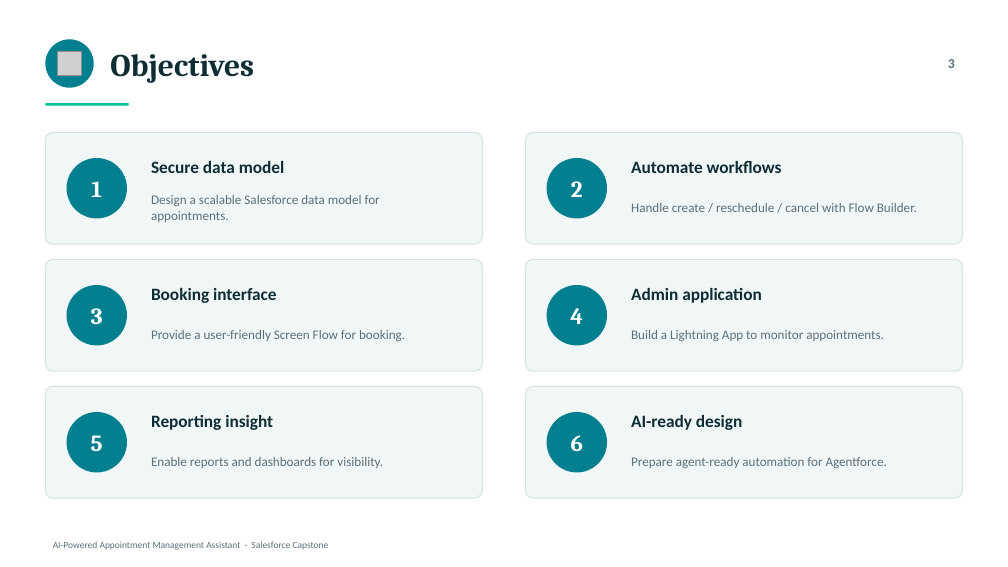
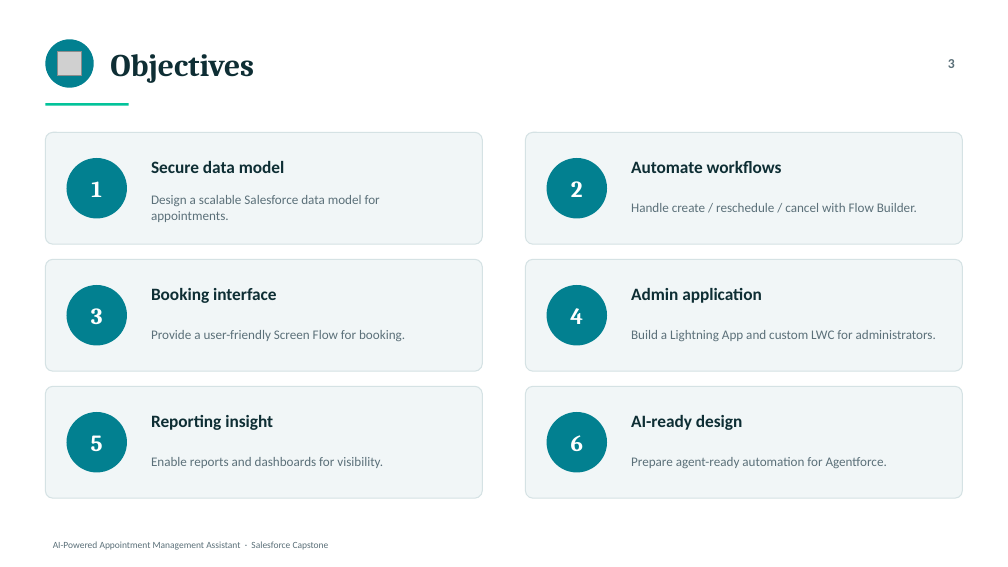
Before and after one commit to Muath477/salesforce-appointment-assistant, a slide deck: slide 3 of Appointment_Assistant_Capstone.pptx. Drawn at 1008x567 pixels with LibreOffice and Linux fonts; fonts in the diff are those of the drawing; grey boxes stand for pictures. Boxes give left, top, right and bottom in pixels: in the first picture for what was removed or moved away, otherwise in the second. Text is boxed around its words. In the diff, an @@ line names an element or a change of style, - is before the commit and + after.

```diff
--- a/Appointment_Assistant_Capstone.pptx
+++ b/Appointment_Assistant_Capstone.pptx
@@ text at [631, 330, 936, 341]: text changed @@
-Build a Lightning App to monitor appointments.
+Build a Lightning App and custom LWC for administrators.
```
Also in this commit, not shown: 6 other slides changed, 2 slides added, 1 other file.
